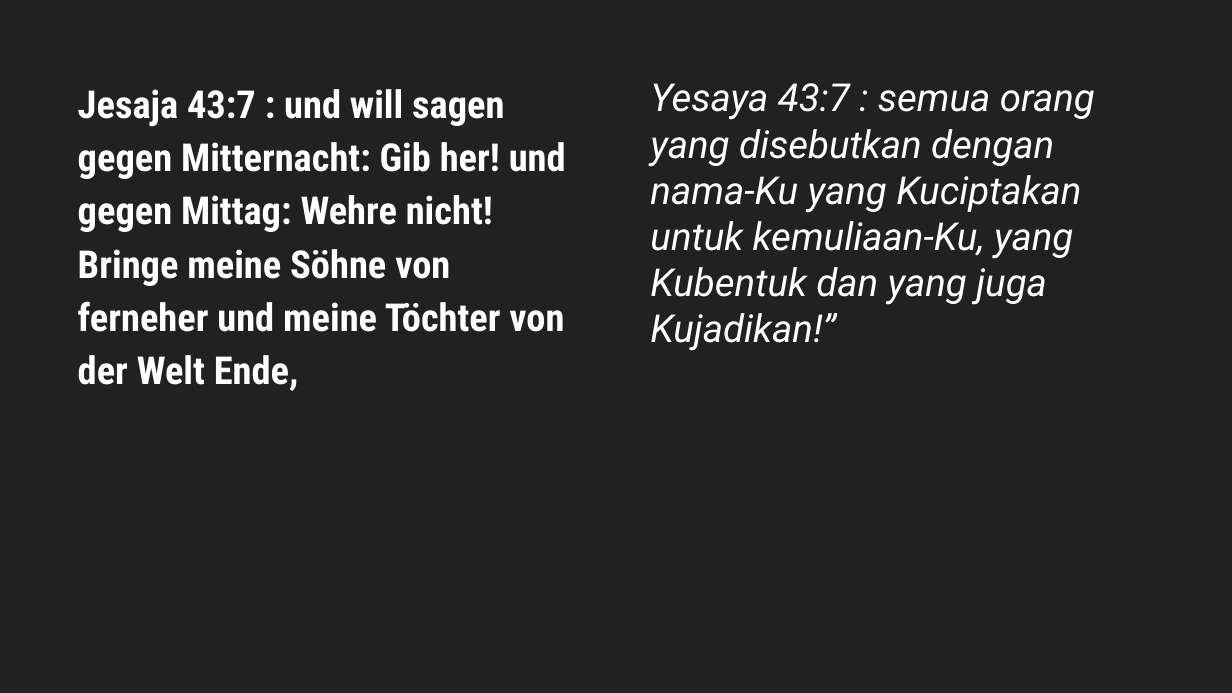
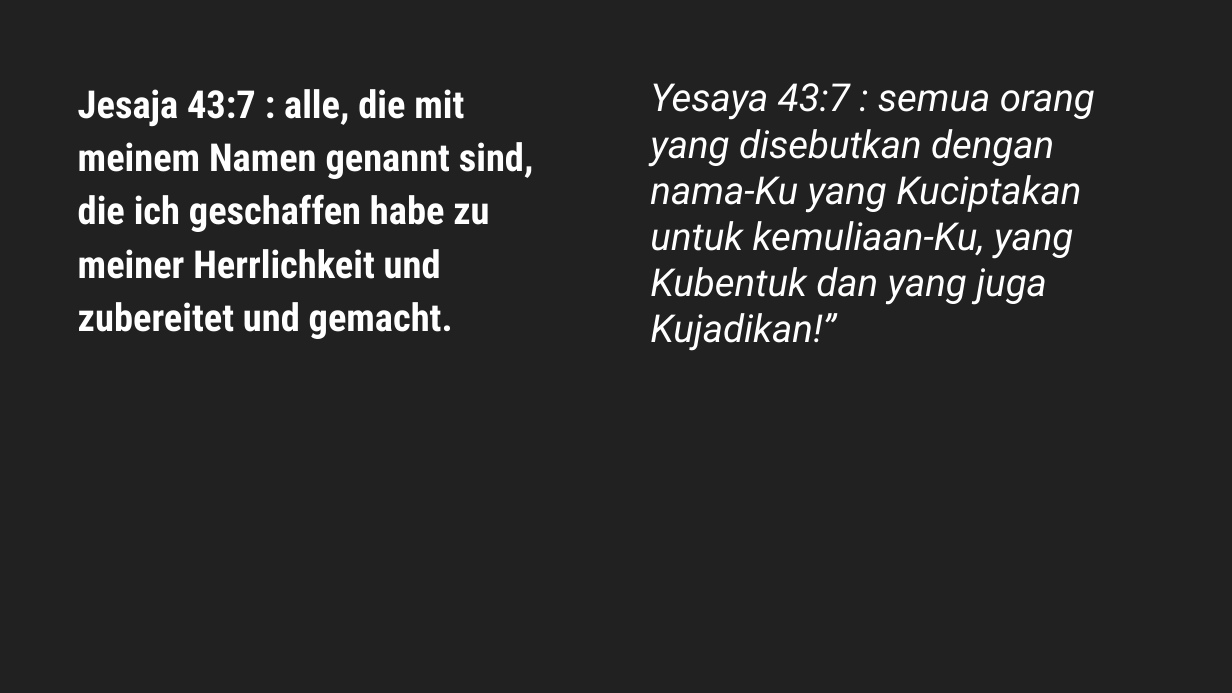
Before and after one commit to stepkurniawan/grii_hamburg_slidemaker, a slide deck: slide 24 of 20230723.pptx. Drawn at 1232x693 pixels with LibreOffice and Linux fonts; fonts in the diff are those of the drawing. Boxes give left, top, right and bottom in pixels: in the first picture for what was removed or moved away, otherwise in the second. Text is boxed around its words. In the diff, an @@ line names an element or a change of style, - is before the commit and + after.

```diff
--- a/20230723.pptx
+++ b/20230723.pptx
@@ text at bbox=[78, 89, 534, 339]: text changed @@
-Jesaja 43:7 : und will sagen gegen Mitternacht: Gib her! und gegen Mittag: Wehre nicht! Bringe meine Söhne von ferneher und meine Töchter von der Welt Ende,
+Jesaja 43:7 : alle, die mit meinem Namen genannt sind, die ich geschaffen habe zu meiner Herrlichkeit und zubereitet und gemacht.
```
Also in this commit, not shown: 1 other slide changed, 2 other files.
